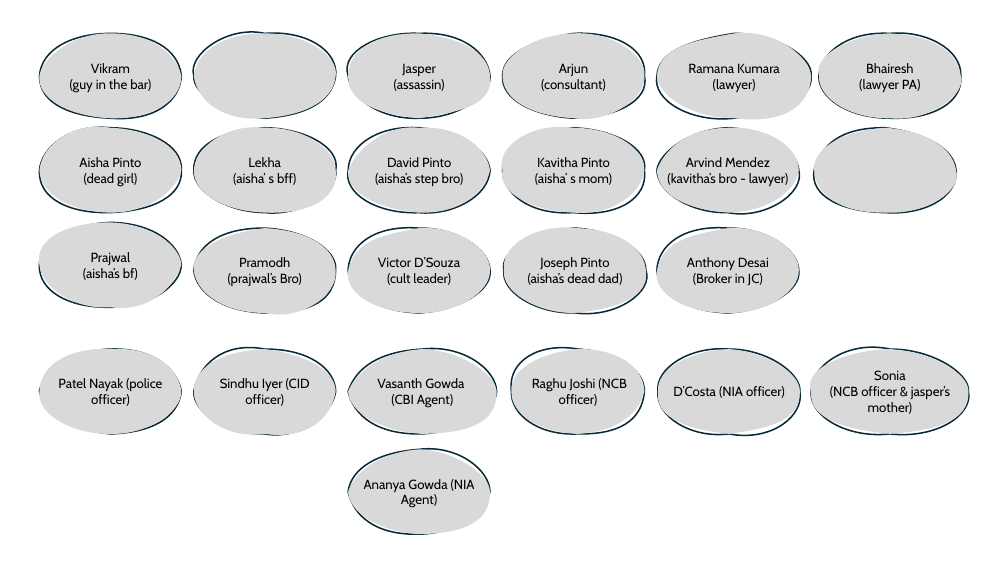
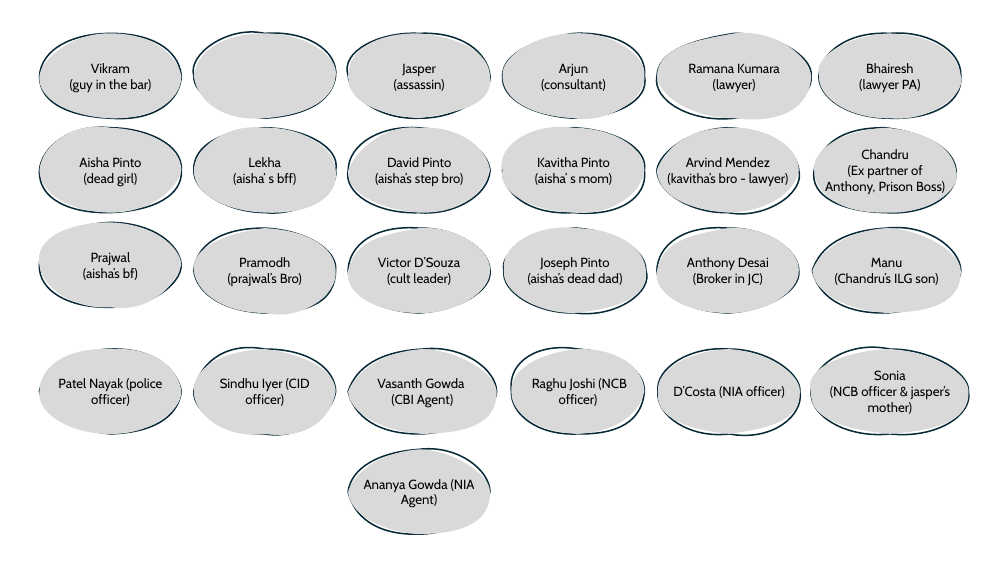
Before and after one commit to arya-prakyath/the-a-films, a slide deck: slide 1 of THE_A_Ideas/Innocent Gems/Innocent Gems - Flows.pptx. Drawn at 1008x576 pixels with LibreOffice and Linux fonts; fonts in the diff are those of the drawing. Boxes give left, top, right and bottom in pixels: in the first picture for what was removed or moved away, otherwise in the second. Text is boxed around its words. In the diff, an @@ line names an element or a change of style, - is before the commit and + after.

```diff
--- a/THE_A_Ideas/Innocent Gems/Innocent Gems - Flows.pptx
+++ b/THE_A_Ideas/Innocent Gems/Innocent Gems - Flows.pptx
@@ text in freeform shape at [825,149,945,194]: text added @@
+Chandru
+(Ex partner of Anthony, Prison Boss)
@@ freeform shape added at [812,228,960,313], fill #D9D9D9, outline #092A39 1.5 pt, 13 pt, text #000000 @@
+Manu
+(Chandru’s ILG son)
```
Also in this commit, not shown: 2 other slides changed, 2 slides added, 3 other files.
